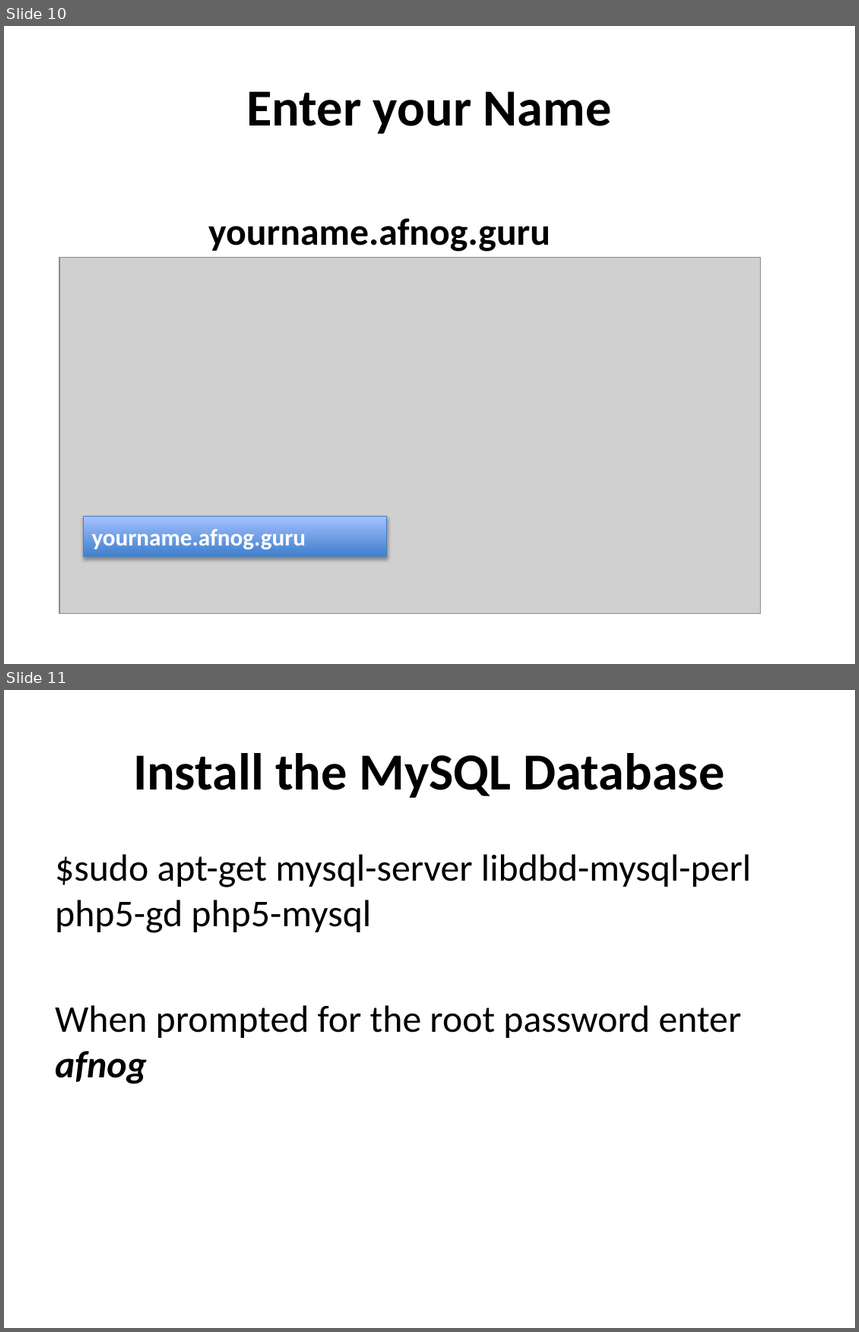
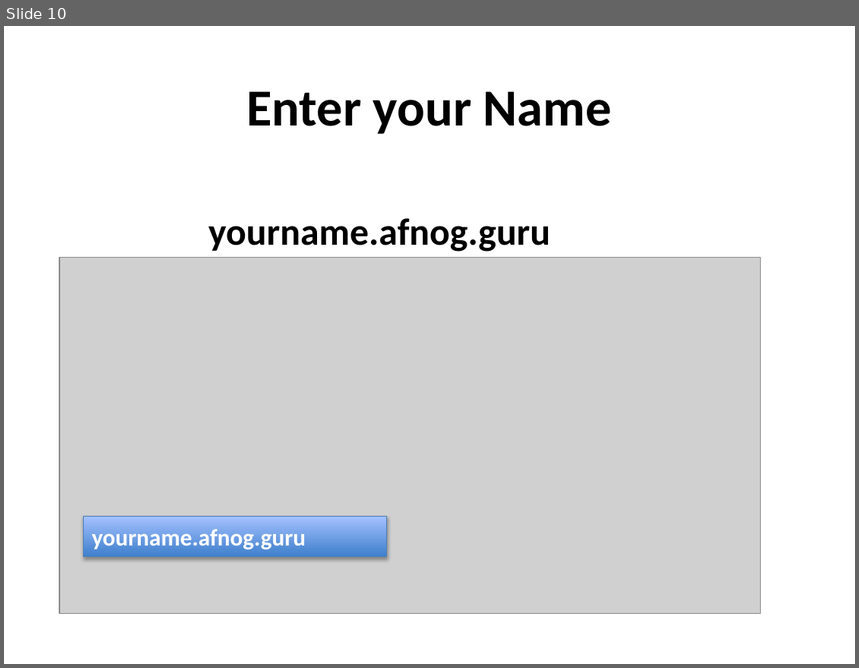
Before and after one commit to afnog/sse, a slide deck: postfix/mailfilter-pt2.pptx. Shown one above the other, each under a label of ours: slides 10 and 11 before the commit, slide 10 after it. The pictures are 859x1332 and 859x668 pixels, drawn with LibreOffice and Linux fonts; fonts in the diff are those of the drawing; grey boxes stand for pictures. Boxes give left, top, right and bottom in pixels: in the first picture for what was removed or moved away, otherwise in the second. Text is boxed around its words. In the diff, an @@ line names an element or a change of style, - is before the commit and + after.

Commit message:
/ ‘postfix/mailfilter-pt2.pptx’

```diff
--- a/postfix/mailfilter-pt2.pptx
+++ b/postfix/mailfilter-pt2.pptx
@@ slide 11 removed at [4,690,855,1328], background #FFFFFF @@
@@ title removed at [133,753,724,798] @@
-Install the MySQL Database
@@ text removed at [55,854,751,1084] @@
-$sudo apt-get mysql-server libdbd-mysql-perl php5-gd php5-mysql
-When prompted for the root password enter afnog
```
Also in this commit, not shown: 1 other slide removed.
